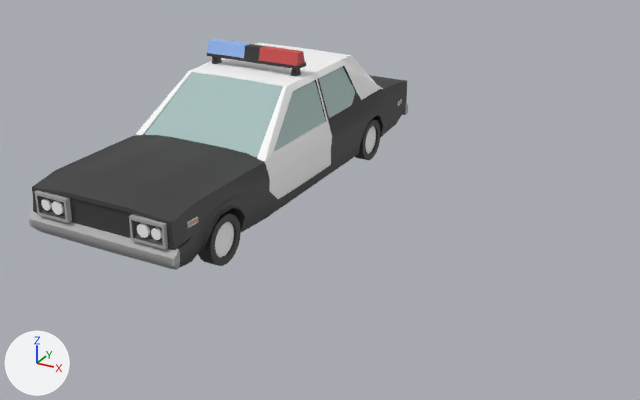
The Blender file Assets/Models/Blender files/police_car.blend, before and after one commit.
The view is the same before and after, from a 50 mm lens placed at (7.2, -10.85, 4.71), pointed at (1.48, -0.44, -0.49). Lighting does not change. The marker at lower left points along +X, +Y and +Z.
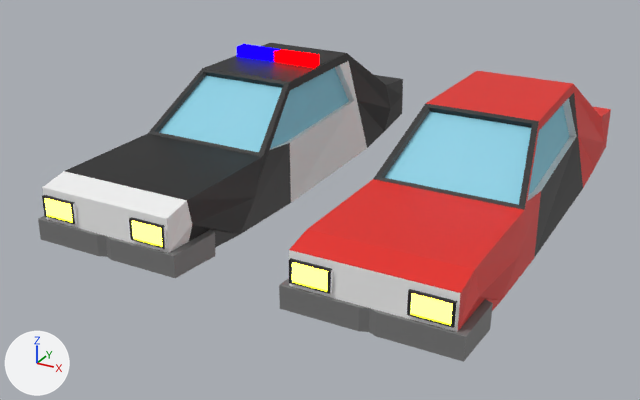
Boxes (x1, y1, x2, y2) around the edits, measured in the pictures (640 x 400 px):
'police car.001', added: after (279, 71, 611, 362)
    faces in mat_material_006 (red #e7271f): (289, 71, 611, 331)
    faces in mat_material_005 (cyan #8bd2e7): (385, 104, 570, 205)
    faces in mat_black (black #1f1f1f): (289, 93, 583, 328)
    faces in mat_material_004 (grey #797979): (279, 278, 493, 362)
    faces in mat_car_body (white #f5f5f5): (289, 98, 577, 332)
'polySurface40', reshaped, moved, rescaled: before (29, 39, 408, 270); after (38, 43, 403, 278)

Patch to the scene script:
```diff
--- a/Assets/Models/Blender files/police_car.blend.py
+++ b/Assets/Models/Blender files/police_car.blend.py
@@ me_mesh_003 @@
 # used by ob_polysurface40; parent = ob_wheels2; location = (0.0, 0.0, 0.0)
-me_mesh_003.from_pydata(...)  # 2868 vertices, 2988 faces; spans x -130.0..116.0, y -79.0..144.0, z -363.0..340.0
-me_mesh_003.materials.append(mat_lblack)  # black #323232
-me_mesh_003.materials.append(mat_lwhite)  # white #ffffff
-me_mesh_003.materials.append(mat_lglass)  # cyan #96b3b0
-me_mesh_003.materials.append(mat_lgray)  # black #444444
-me_mesh_003.materials.append(mat_lred)  # red #cf4e4e
-me_mesh_003.materials.append(mat_lambert1)  # white #ffffff
-me_mesh_003.materials.append(mat_lblue)  # blue #97bcf8
-me_mesh_003.materials.append(mat_llightgray)  # grey #adadad
-me_mesh_003.materials.append(mat_lwhite1)  # white #f2f2f2
-me_mesh_003.materials.append(mat_lorange1)  # beige #cd9b84
-me_mesh_003.materials.append(mat_lcar)  # black #3c3c3c
-me_mesh_003.materials.append(mat_lwhitecar)  # white #ffffff
-me_mesh_003.materials.append(mat_lorange)  # orange #f2a500
-me_mesh_003.materials.append(mat_lred1)  # red #ff5757
+me_mesh_003.from_pydata(...)  # 216 vertices, 206 faces; spans x -1.0..1.0, y -1.0..1.0, z -3.0..1.0
+# me_mesh_003 part 1: 2868 vertices removed from x -130.0..116.0, y -79.0..144.0, z -363.0..340.0; 216 vertices added at x -1.0..1.0, y -1.0..1.0, z -3.0..1.0
+me_mesh_003.materials.append(mat_car_body)  # white #f5f5f5
+me_mesh_003.materials.append(mat_black)  # black #1f1f1f
+me_mesh_003.materials.append(mat_material_001)  # red #ff0003
+me_mesh_003.materials.append(mat_material_002)  # blue #0900ff
+me_mesh_003.materials.append(mat_material_003)  # yellow #fcff21
+me_mesh_003.materials.append(mat_material_004)  # grey #797979
+me_mesh_003.materials.append(mat_material_005)  # cyan #8bd2e7
@@ ob_polysurface40 @@
 ob_polysurface40 = bpy.data.objects.new('polySurface40', me_mesh_003)
-ob_polysurface40.parent = ob_wheels2
-ob_polysurface40.location = (0.0, 0.0, 0.0)
+ob_polysurface40.location = (0.0, 0.0, -0.0839)
+ob_polysurface40.scale = (1.0, -3.58, -0.428)
@@ ob_police_car_001 @@
+ob_police_car_001 = bpy.data.objects.new('police car.001', me_cube_001)  # 202 vertices, 190 faces; spans x -1.11..1.11, y -1.0..0.95, z -2.8..1.27; in mat_car_body (white #f5f5f5), mat_black (black #1f1f1f), mat_material_001 (red #ff0003), mat_material_003 (yellow #fcff21), mat_material_004 (grey #797979), mat_material_005 (cyan #8bd2e7), mat_material_006 (red #e7271f)
+ob_police_car_001.location = (3.68, 0.0, -0.08)
+ob_police_car_001.scale = (1.0, -3.58, -0.428)
```
